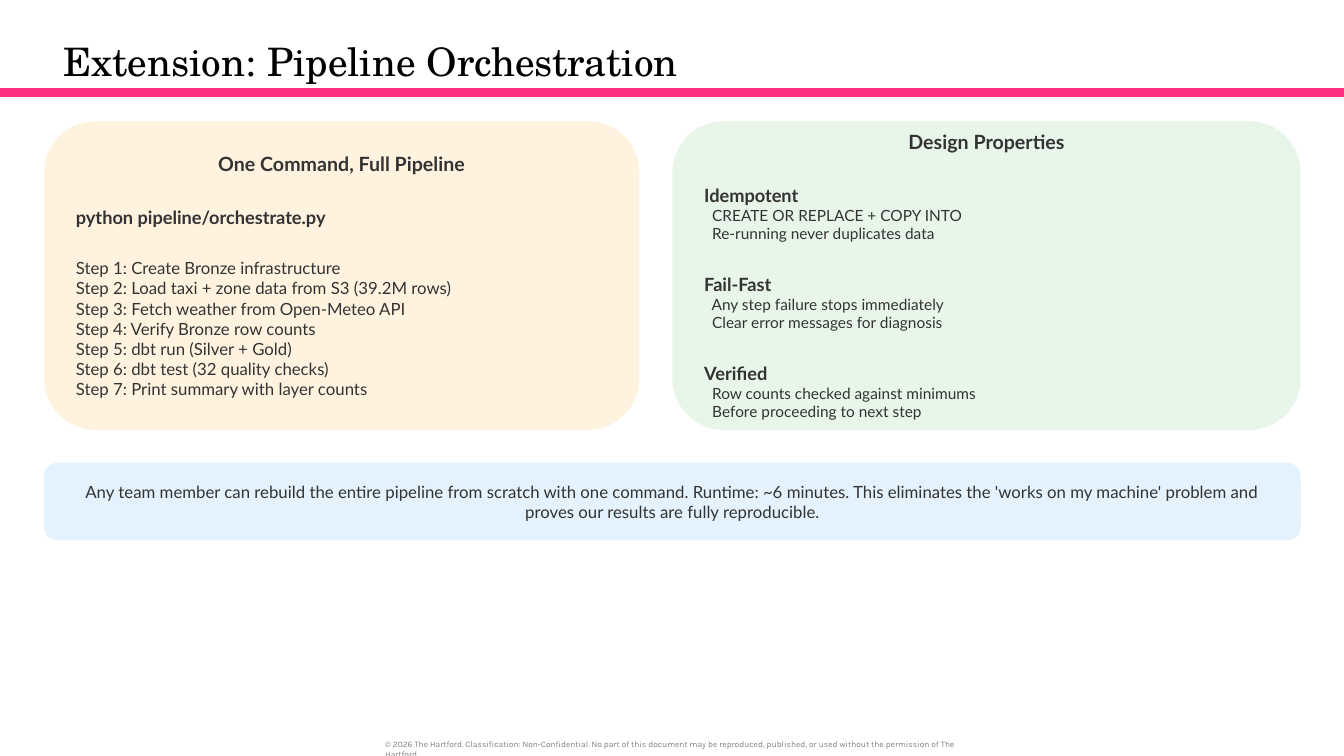
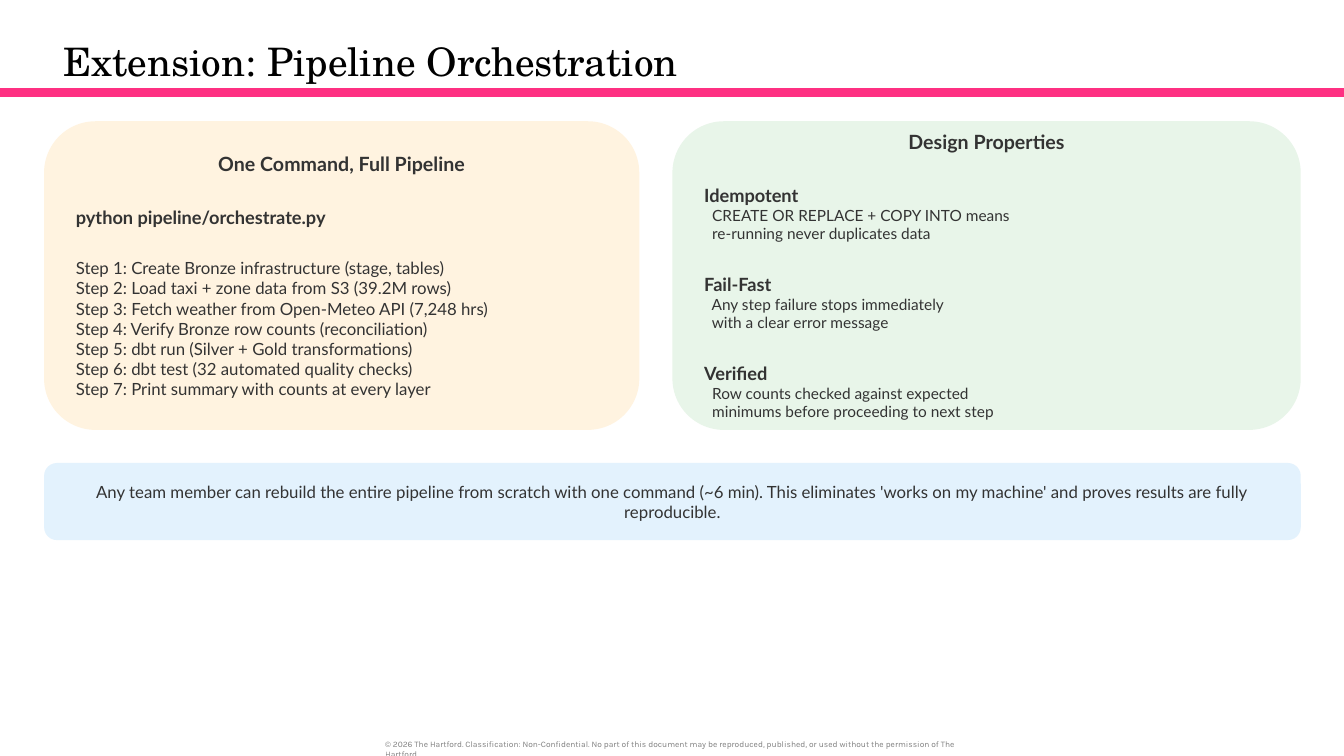
Before and after one commit to orlandojmarin/nyc-taxi-capstone, a slide deck: slide 23 of docs/Capstone_Presentation.pptx (slide 24 before the commit). Drawn at 1344x756 pixels with LibreOffice and Linux fonts; fonts in the diff are those of the drawing. Boxes give left, top, right and bottom in pixels: in the first picture for what was removed or moved away, otherwise in the second. Text is boxed around its words. In the diff, an @@ line names an element or a change of style, - is before the commit and + after.

Commit message:
Rebuild presentation: preserve Ariana's work, add extensions and insights

```diff
--- a/docs/Capstone_Presentation.pptx
+++ b/docs/Capstone_Presentation.pptx
@@ text in rounded rectangle at (712, 210, 1010, 242): text changed @@
-CREATE OR REPLACE + COPY INTO
-Re-running never duplicates data
+CREATE OR REPLACE + COPY INTO means
+re-running never duplicates data
@@ text in rounded rectangle at (76, 261, 444, 277): text changed @@
-Step 1: Create Bronze infrastructure
+Step 1: Create Bronze infrastructure (stage, tables)
@@ text in rounded rectangle at (76, 302, 488, 398): text changed @@
-Step 3: Fetch weather from Open-Meteo API
-Step 4: Verify Bronze row counts
-Step 5: dbt run (Silver + Gold)
-Step 6: dbt test (32 quality checks)
-Step 7: Print summary with layer counts
+Step 3: Fetch weather from Open-Meteo API (7,248 hrs)
+Step 4: Verify Bronze row counts (reconciliation)
+Step 5: dbt run (Silver + Gold transformations)
+Step 6: dbt test (32 automated quality checks)
+Step 7: Print summary with counts at every layer
@@ text in rounded rectangle at (712, 316, 888, 331): text changed @@
-Clear error messages for diagnosis
+with a clear error message
@@ text in rounded rectangle at (712, 387, 994, 420): text changed @@
-Row counts checked against minimums
-Before proceeding to next step
+Row counts checked against expected
+minimums before proceeding to next step
@@ text in rounded rectangle at (96, 485, 1248, 521): text changed @@
-Any team member can rebuild the entire pipeline from scratch with one command. Runtime: ~6 minutes. This eliminates the 'works on my machine' problem and proves our results are fully reproducible.
+Any team member can rebuild the entire pipeline from scratch with one command (~6 min). This eliminates 'works on my machine' and proves results are fully reproducible.
```
Also in this commit, not shown: 8 other slides changed, 6 slides added, 2 slides removed.
